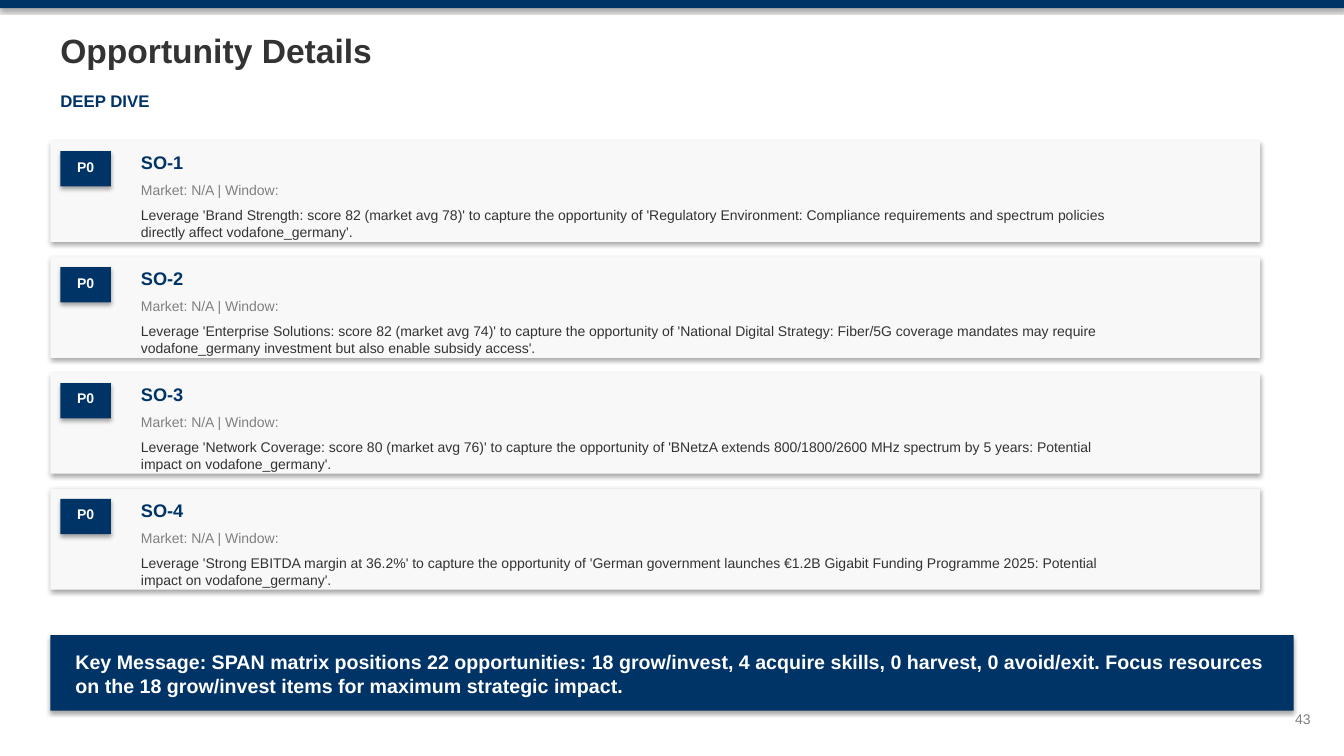
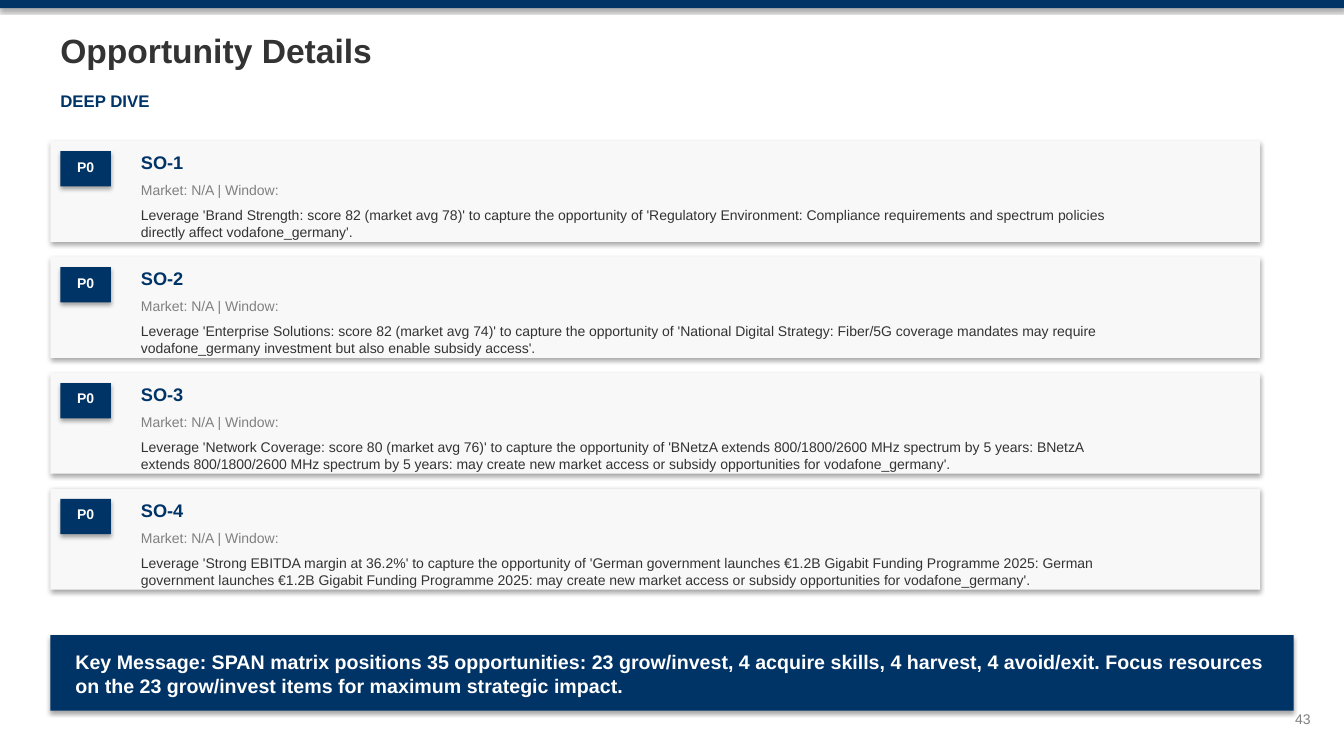
Before and after one commit to mypinseeker/BLM-Financial-Report-Analysis, a slide deck: slide 43 of reports/germany/vodafone_germany/CQ4_2025/blm_vodafone_germany_analysis_cq4_2025.pptx. Drawn at 1344x756 pixels with LibreOffice and Linux fonts; fonts in the diff are those of the drawing. Boxes give left, top, right and bottom in pixels: in the first picture for what was removed or moved away, otherwise in the second. Text is boxed around its words. In the diff, an @@ line names an element or a change of style, - is before the commit and + after.

```diff
--- a/reports/germany/vodafone_germany/CQ4_2025/blm_vodafone_germany_analysis_cq4_2025.pptx
+++ b/reports/germany/vodafone_germany/CQ4_2025/blm_vodafone_germany_analysis_cq4_2025.pptx
@@ text at (x1=141, y1=442, x2=1084, y2=472): text changed @@
-Leverage 'Network Coverage: score 80 (market avg 76)' to capture the opportunity of 'BNetzA extends 800/1800/2600 MHz spectrum by 5 years: Potential impact on vodafone_germany'.
+Leverage 'Network Coverage: score 80 (market avg 76)' to capture the opportunity of 'BNetzA extends 800/1800/2600 MHz spectrum by 5 years: BNetzA extends 800/1800/2600 MHz spectrum by 5 years: may create new market access or subsidy opportunities for vodafone_germany'.
@@ text at (x1=141, y1=558, x2=1093, y2=588): text changed @@
-Leverage 'Strong EBITDA margin at 36.2%' to capture the opportunity of 'German government launches €1.2B Gigabit Funding Programme 2025: Potential impact on vodafone_germany'.
+Leverage 'Strong EBITDA margin at 36.2%' to capture the opportunity of 'German government launches €1.2B Gigabit Funding Programme 2025: German government launches €1.2B Gigabit Funding Programme 2025: may create new market access or subsidy opportunities for vodafone_germany'.
@@ text at (x1=75, y1=654, x2=1263, y2=697): text changed @@
-Key Message: SPAN matrix positions 22 opportunities: 18 grow/invest, 4 acquire skills, 0 harvest, 0 avoid/exit. Focus resources on the 18 grow/invest items for maximum strategic impact.
+Key Message: SPAN matrix positions 35 opportunities: 23 grow/invest, 4 acquire skills, 4 harvest, 4 avoid/exit. Focus resources on the 23 grow/invest items for maximum strategic impact.
```
Also in this commit, not shown: 22 other slides changed, 7 other files.
